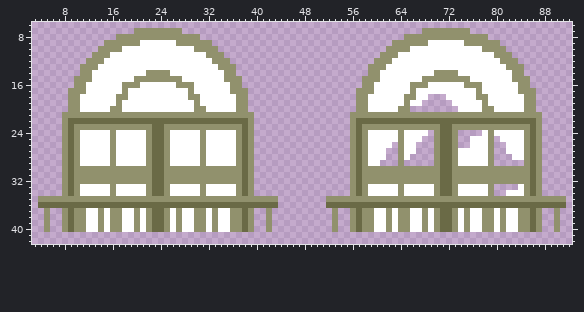
Two versions of one sprite sheet, assets/img/balcony.png. Above is the file before it was changed.
The file is 96x48 pixels. Shown: x 3..92, y 6..42.
The result:
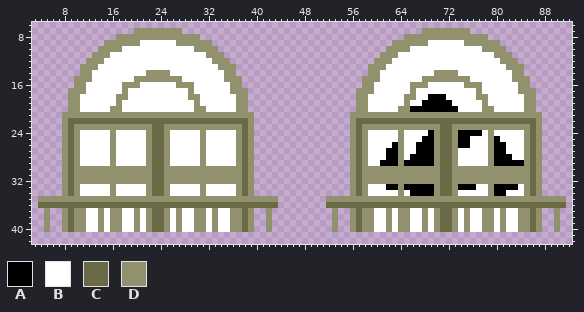
Palette (. is transparent): A #000000  B #ffffff  C #6a6a46  D #91916d
Change:
y 18: x 69..71 ... -> AAA
y 19: x 68..72 ..... -> AAAAA
y 20: x 66..73 ........ -> AAAAAAAA
y 24: x 69 . -> A; x 74..77 .... -> AAAA
y 25: x 68..69 .. -> AA; x 74..75 .. -> AA; x 80 . -> A
y 26: x 63 . -> A; x 67..69 ... -> AAA; x 74..75 .. -> AA; x 80..81 .. -> AA
y 27: x 62..63 .. -> AA; x 67..69 ... -> AAA; x 80..81 .. -> AA
y 28: x 62..63 .. -> AA; x 66..69 .... -> AAAA; x 80..82 ... -> AAA
y 29: x 61..63 ... -> AAA; x 65..69 ..... -> AAAAA; x 80..84 ..... -> AAAAA
y 33: x 62..63 BB -> AA; x 65..69 BBBBB -> AAAAA; x 74..76 BBB -> AAA; x 80..83 .... -> AAAA
y 34: x 66..69 BBBB -> AAAA; x 80..81 .. -> AA
Where, in picture pixels (left, top, right, bottom), the same in both pictures:
added: (410, 94, 458, 112)
added: (380, 130, 524, 166)
changed: (386, 184, 518, 196)
